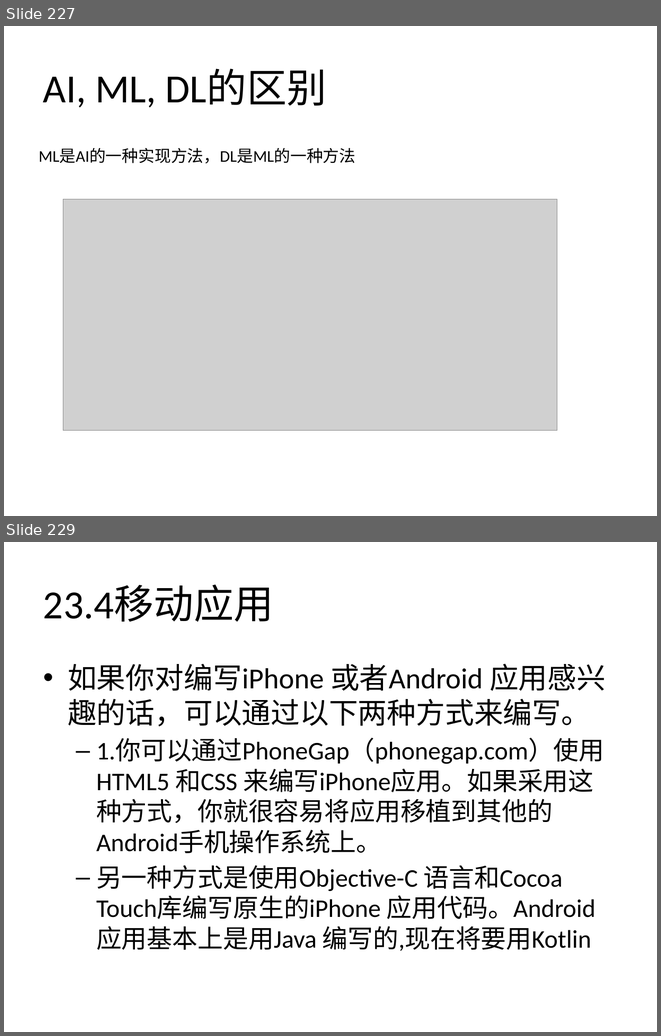
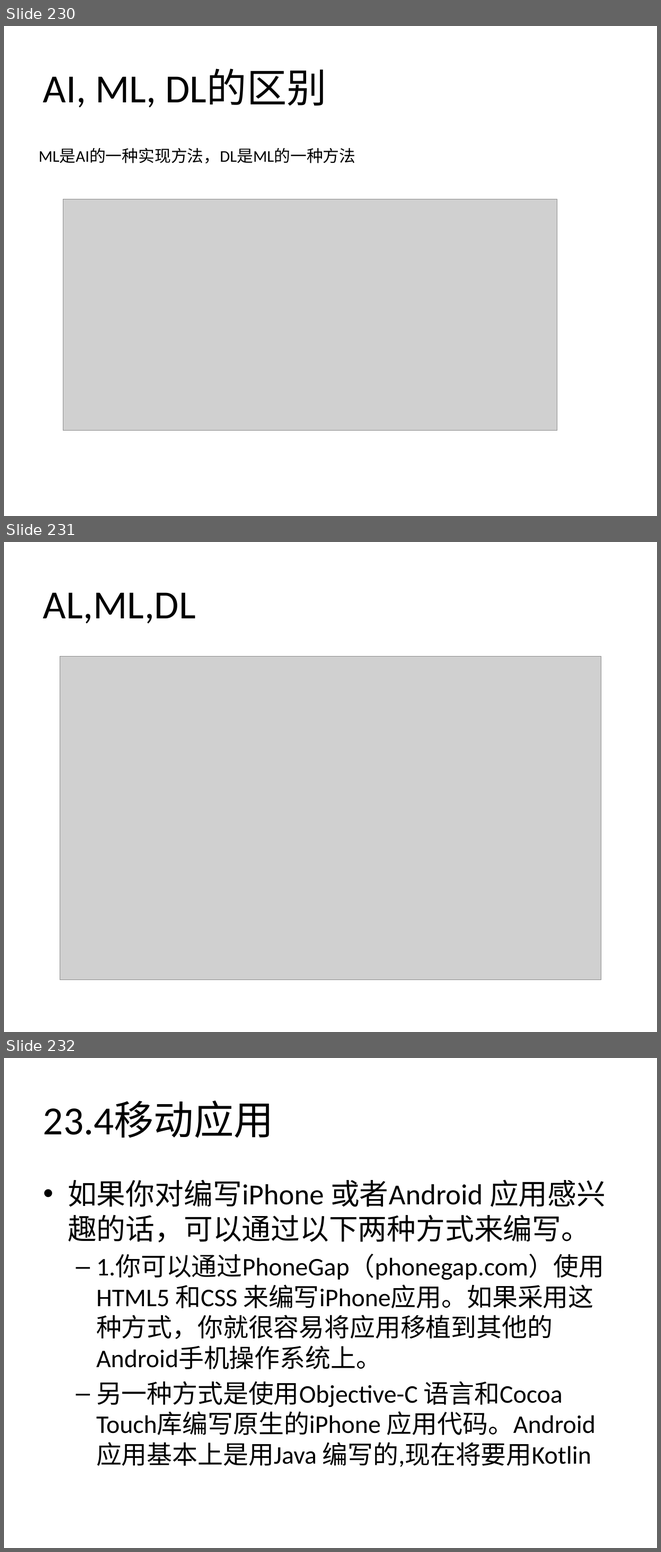
Before and after one commit to zhinan18/Python3, a slide deck: readme/Python3.pptx. Shown one above the other, each under a label of ours: slides 227 and 229 before the commit, slides 230, 231 and 232 after it; the slides between them are not shown. The pictures are 661x1036 and 661x1552 pixels, drawn with LibreOffice and Linux fonts; fonts in the diff are those of the drawing; grey boxes stand for pictures. Boxes give left, top, right and bottom in pixels: in the first picture for what was removed or moved away, otherwise in the second. Text is boxed around its words. In the diff, an @@ line names an element or a change of style, - is before the commit and + after.

```diff
--- a/readme/Python3.pptx
+++ b/readme/Python3.pptx
@@ slide 231 added at (x1=4, y1=542, x2=657, y2=1032), background #FFFFFF @@
@@ title added at (x1=43, y1=592, x2=196, y2=624), 44 pt, text #000000 @@
+AL,ML,DL
@@ picture added at (x1=60, y1=656, x2=601, y2=979) @@
@@ what was slide 227 is now slide 230 @@
@@ what was slide 229 is now slide 232 @@
```
Also in this commit, not shown: 3 slides changed, 8 other slides added, 1 slide removed, 21 other files.
